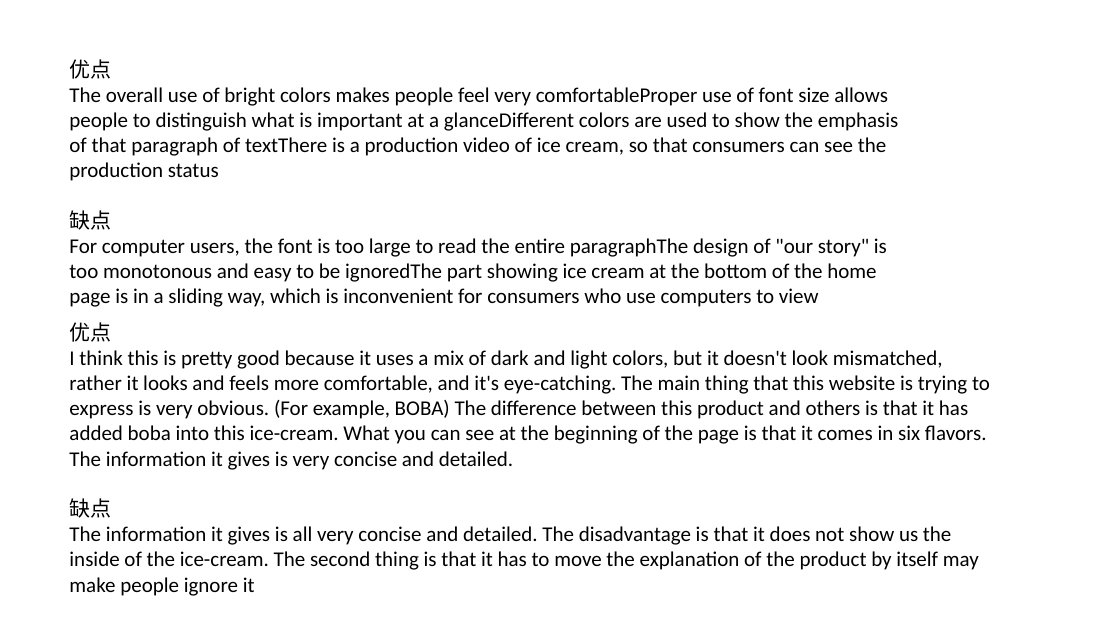
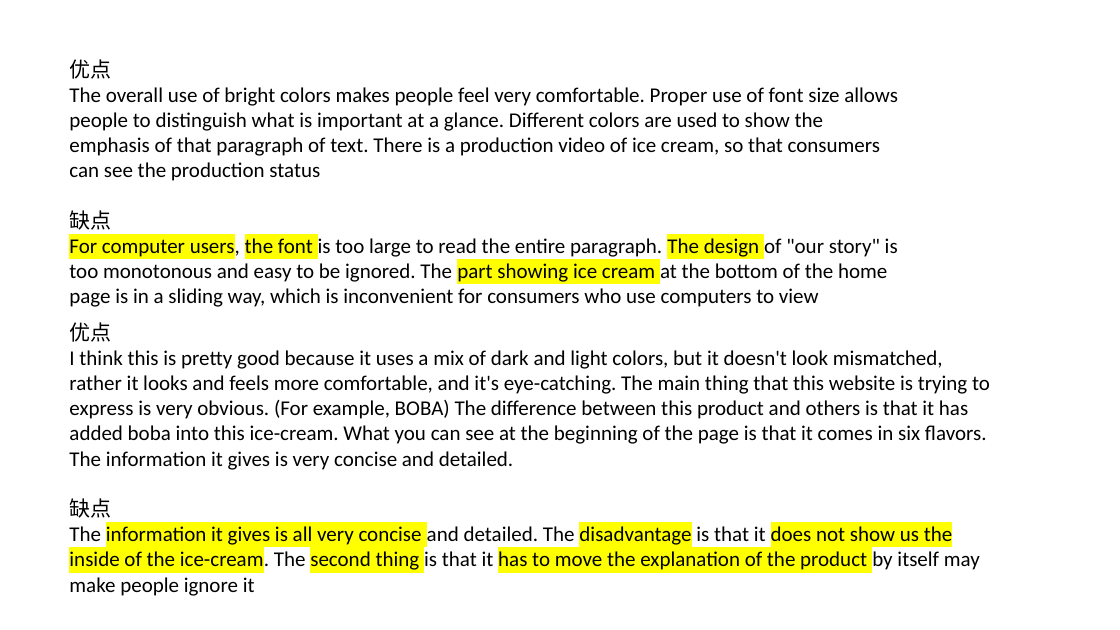
Before and after one commit to gohchihui/web-design, a slide deck: slide 8 of tutorial/Web design.pptx. Drawn at 1120x630 pixels with LibreOffice and Linux fonts; fonts in the diff are those of the drawing. Boxes give left, top, right and bottom in pixels: in the first picture for what was removed or moved away, otherwise in the second. Text is boxed around its words. In the diff, an @@ line names an element or a change of style, - is before the commit and + after.

```diff
--- a/tutorial/Web design.pptx
+++ b/tutorial/Web design.pptx
@@ text at <box>69,87,898,181</box>: text changed @@
-The overall use of bright colors makes people feel very comfortableProper use of font size allows people to distinguish what is important at a glanceDifferent colors are used to show the emphasis of that paragraph of textThere is a production video of ice cream, so that consumers can see the production status
+The overall use of bright colors makes people feel very comfortable. Proper use of font size allows people to distinguish what is important at a glance. Different colors are used to show the emphasis of that paragraph of text. There is a production video of ice cream, so that consumers can see the production status
@@ text at <box>69,236,898,307</box>: text changed @@
-For computer users, the font is too large to read the entire paragraphThe design of "our story" is too monotonous and easy to be ignoredThe part showing ice cream at the bottom of the home page is in a sliding way, which is inconvenient for consumers who use computers to view
+For computer users, the font is too large to read the entire paragraph. The design of "our story" is too monotonous and easy to be ignored. The part showing ice cream at the bottom of the home page is in a sliding way, which is inconvenient for consumers who use computers to view
@@ text at <box>69,526,980,596</box>: highlight none to #FFFF00 in "information it gives is all very concise ..." @@
```
Also in this commit, not shown: 2 other files.
